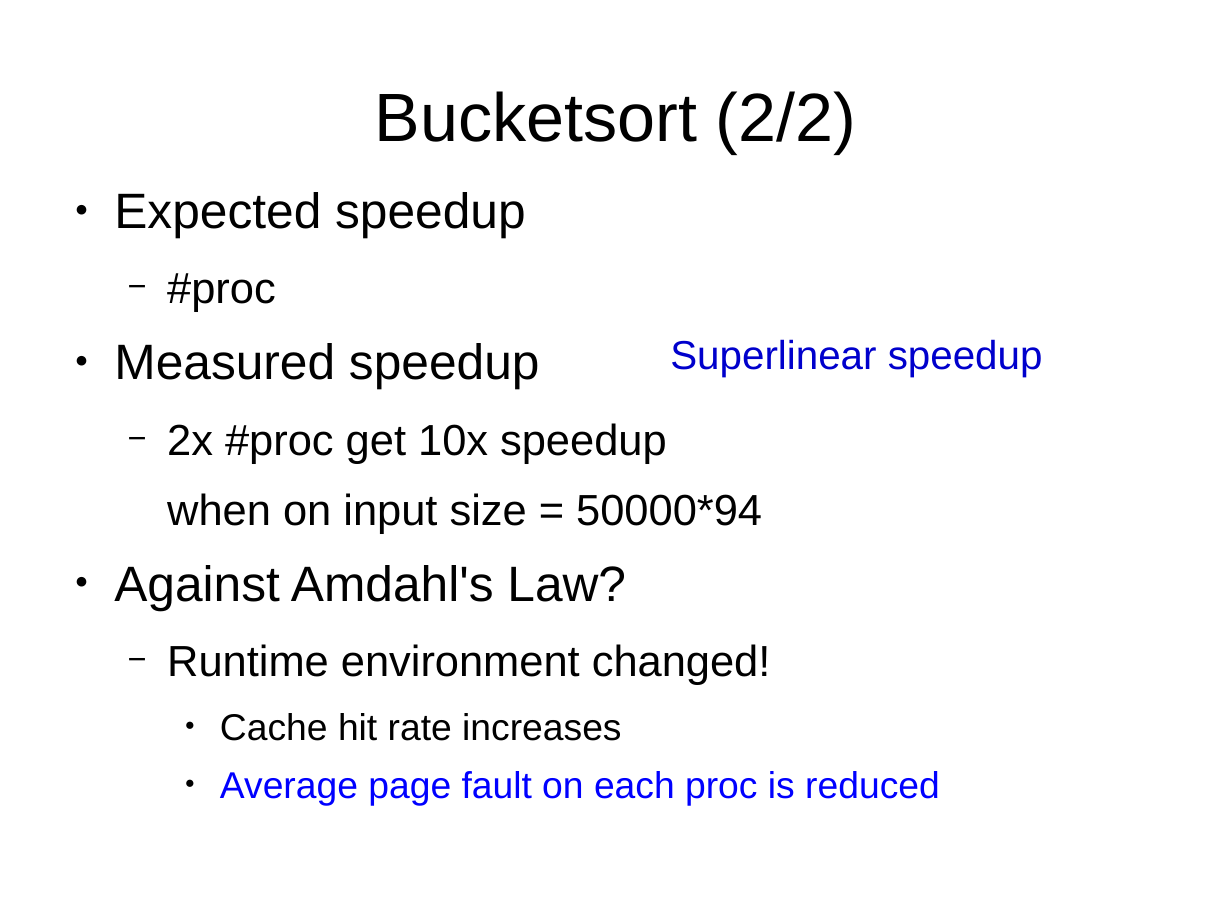
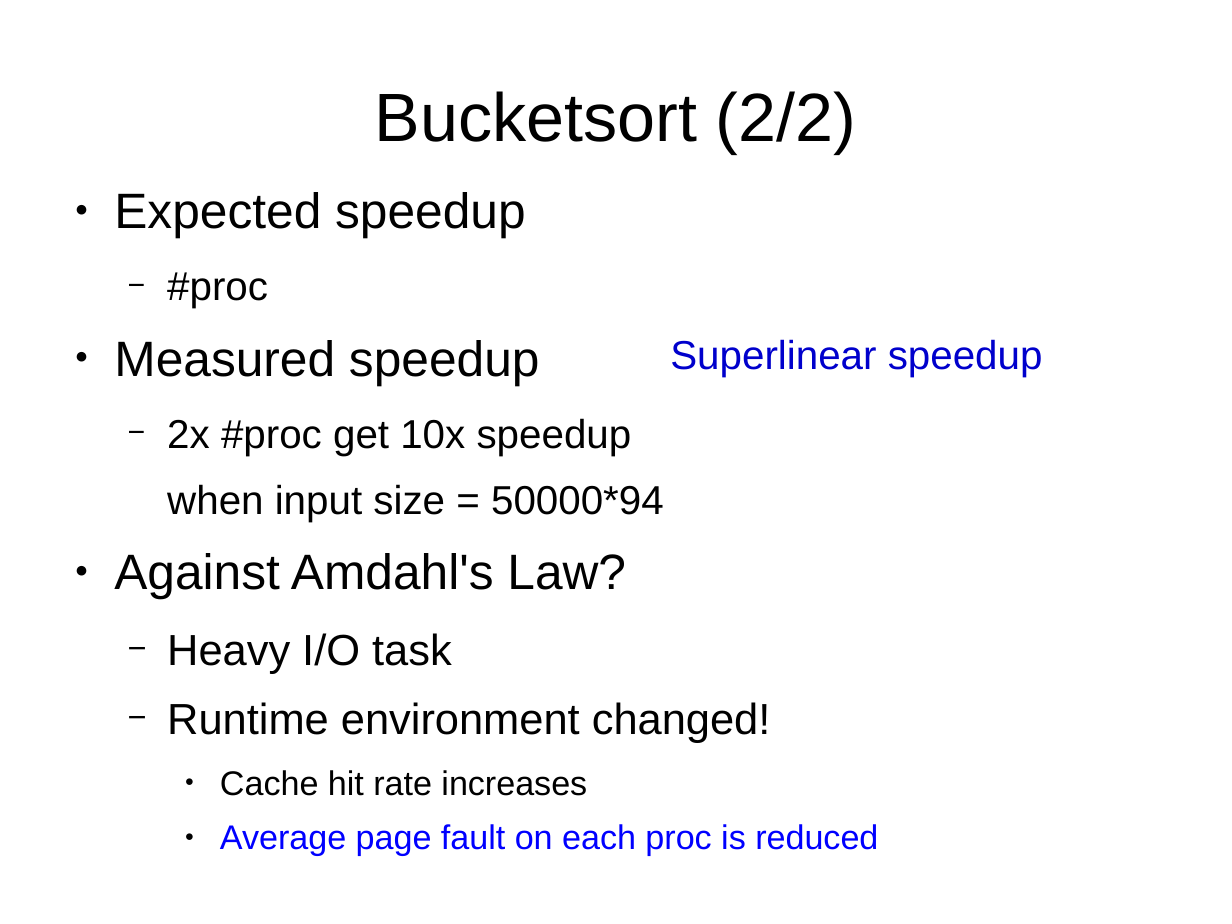
Before and after one commit to ViEiraCaRdOsO/L-FCDS_2015, a slide deck: slide 5 of README.odp. Drawn at 1232x924 pixels with LibreOffice and Linux fonts; fonts in the diff are those of the drawing. Boxes give left, top, right and bottom in pixels: in the first picture for what was removed or moved away, otherwise in the second. Text is boxed around its words. In the diff, an @@ line names an element or a change of style, - is before the commit and + after.

```diff
--- a/README.odp
+++ b/README.odp
@@ text at [167, 272, 878, 856]: size 28 to 26 pt in "#proc", "2x #proc get 10x speedup"; size 24 to 22 pt in "Cache hit rate increases", "Average page fault on each proc is ..." @@
@@ text at [167, 484, 664, 522]: text changed; size 28 to 26 pt @@
-  when on input size = 50000*94
+  when input size = 50000*94
@@ text at [167, 633, 452, 674]: paragraph added @@
+  − Heavy I/O task
```
Also in this commit, not shown: 5 other slides changed, 2 slides added, 2 slides removed, 11 other files.
